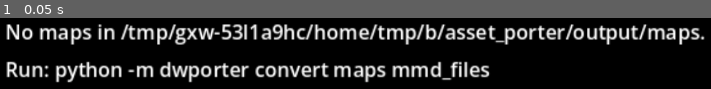
Above: before the commit, frame 1.
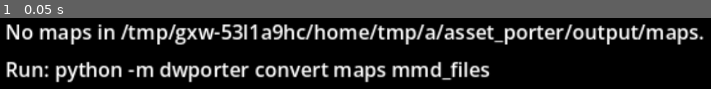
Above: after the commit, the same moment.

Repository: SDCaFlo/dw_godot4
Game: Godot game, scene res://scenes/field/field.tscn
The game is run twice, just before and just after one commit, with the same random seed, the same clock (stepped at 60 frames per second) and the same inputs.
Inputs:
- Up to frame 1 (0.05 s): no input

The runs differ from the first frame. In frame 1, 3.5% of the frame differs, in the area x 59-100%, y 8-39%.

Commit message:
Drop shadows as an entity component (scene refactor step 3)
renderDropShadow (drop_shadow.c) under the tamer, the partner and the NPCs:
a radius-sized square of the SPOT256 spot, subtracted from the ground, shown
while the entity is drawn and its cell isn't blocked.

- DropShadow (scripts/field/drop_shadow.gd, scenes/field/drop_shadow.tscn),
  instanced in digimon.tscn and tamer.tscn; .new() entities create it.
- The subtraction is done in gamma values like the PSX (the shader reads the
  screen behind it): a linear blend_sub turned the spot black on the night's
  dark grounds. The item shadows (MapItems) share the material.
- DW_START_HOUR debug variable for night render checks.
- specs/drop_shadow.md; VERIFY "Drop shadows"; PLANS, scenes.md, map_items.md.

Co-Authored-By: Claude Opus 5.5 <noreply@anthropic.com>

Diff:
--- a/scenes/field/digimon.tscn
+++ b/scenes/field/digimon.tscn
@@ -2,6 +2,7 @@
 
 [ext_resource type="Script" path="res://scripts/field/field_digimon.gd" id="1_digimon"]
 [ext_resource type="Script" path="res://scripts/field/animation_sounds_component.gd" id="2_sounds"]
+[ext_resource type="PackedScene" path="res://scenes/field/drop_shadow.tscn" id="3_shadow"]
 
 [node name="Digimon" type="Node3D"]
 script = ExtResource("1_digimon")
@@ -10,3 +11,5 @@
 
 [node name="AnimationSounds" type="Node" parent="."]
 script = ExtResource("2_sounds")
+
+[node name="DropShadow" parent="." instance=ExtResource("3_shadow")]
--- /dev/null
+++ b/scenes/field/drop_shadow.tscn
@@ -0,0 +1,12 @@
+[gd_scene format=3]
+
+[ext_resource type="Script" path="res://scripts/field/drop_shadow.gd" id="1_shadow"]
+
+[sub_resource type="QuadMesh" id="QuadMesh_shadow"]
+resource_local_to_scene = true
+size = Vector2(200, 200)
+orientation = 1
+
+[node name="DropShadow" type="MeshInstance3D"]
+mesh = SubResource("QuadMesh_shadow")
+script = ExtResource("1_shadow")
--- a/scenes/field/tamer.tscn
+++ b/scenes/field/tamer.tscn
@@ -2,6 +2,7 @@
 
 [ext_resource type="Script" path="res://scripts/field/tamer.gd" id="1_tamer"]
 [ext_resource type="Script" path="res://scripts/field/animation_sounds_component.gd" id="2_sounds"]
+[ext_resource type="PackedScene" path="res://scenes/field/drop_shadow.tscn" id="3_shadow"]
 
 [node name="Tamer" type="Node3D"]
 script = ExtResource("1_tamer")
@@ -10,3 +11,5 @@
 
 [node name="AnimationSounds" type="Node" parent="."]
 script = ExtResource("2_sounds")
+
+[node name="DropShadow" parent="." instance=ExtResource("3_shadow")]
--- /dev/null
+++ b/scripts/field/drop_shadow.gd
@@ -0,0 +1,105 @@
+@tool
+class_name DropShadow
+extends MeshInstance3D
+## An entity's drop shadow (renderDropShadow, drop_shadow.c:19; specs/drop_shadow.md): the
+## ETCDAT/SPOT256.TIM spot subtracted from the ground in a square of ±radius around the entity, in
+## world axes. Shown while the entity's model is drawn (on the map, on screen) and its cell isn't
+## blocked (getTileTrigger != -1).
+
+## The texture: ETCDAT/SPOT256.TIM, the 63 x 63 cell at (64, 0) (UV (0x40, 0x80) of page
+## (832, 256), palette row 0x1E7); colour 0x30 of 0x80, subtracted.
+const TEXTURE := "tim_files/ETCDAT/SPOT256.png"
+const CELL := Rect2(64, 0, 63, 63)
+const COLOR := 0x30 / 128.0
+## Over the ground, so it doesn't fight with what lies there.
+const LIFT := 0.5
+
+## The PSX subtracts in its own (gamma) colour values; Godot blends in linear light, where a dark
+## ground (the night's backgrounds) is so close to 0 that even the spot's faint edge would wipe it
+## to black. So the shader does the subtraction itself: the screen behind it (the copy Godot makes
+## before the transparent pass: the background and the opaque models) to gamma, minus the raw
+## texel values (no source_color: the PSX's own) times the colour, back to linear.
+const _SHADER := """shader_type spatial;
+render_mode unshaded, cull_disabled, depth_draw_never, blend_mix;
+uniform sampler2D tex : filter_nearest;
+uniform sampler2D screen : hint_screen_texture, filter_nearest;
+uniform vec4 region;
+uniform float color_scale;
+vec3 to_gamma(vec3 c) {
+	return mix(12.92 * c, 1.055 * pow(c, vec3(1.0 / 2.4)) - 0.055, step(vec3(0.0031308), c));
+}
+vec3 to_linear(vec3 c) {
+	return mix(c / 12.92, pow((c + 0.055) / 1.055, vec3(2.4)), step(vec3(0.04045), c));
+}
+void fragment() {
+	vec4 c = texture(tex, region.xy + UV * region.zw);
+	if (c.a < 0.5) {
+		discard;
+	}
+	vec3 behind = to_gamma(clamp(texture(screen, SCREEN_UV).rgb, 0.0, 1.0));
+	ALBEDO = to_linear(max(behind - c.rgb * color_scale, vec3(0.0)));
+	ALPHA = 1.0;
+}
+"""
+
+## The entity it lies under (its `field`, `radius`, `on_map`, `on_screen`); null: the parent.
+@export var entity: Node3D
+
+static var _material: ShaderMaterial
+
+var _radius := -1
+
+
+## The shadow material, shared by the entities and the items on the ground (MapItems).
+static func material() -> ShaderMaterial:
+	if _material != null:
+		return _material
+	var shader := Shader.new()
+	shader.code = _SHADER
+	_material = ShaderMaterial.new()
+	_material.shader = shader
+	_material.set_shader_parameter("tex", Content.load_texture(TEXTURE))
+	_material.set_shader_parameter("region", Vector4(CELL.position.x / 128.0, CELL.position.y / 128.0,
+			CELL.size.x / 128.0, CELL.size.y / 128.0))
+	_material.set_shader_parameter("color_scale", COLOR)
+	return _material
+
+
+func _ready() -> void:
+	if entity == null:
+		entity = get_parent() as Node3D
+	top_level = true
+	cast_shadow = GeometryInstance3D.SHADOW_CASTING_SETTING_OFF
+	if mesh == null:
+		var quad := QuadMesh.new()
+		quad.orientation = PlaneMesh.FACE_Y
+		mesh = quad
+	material_override = material()
+	visible = false
+
+
+func _process(_delta: float) -> void:
+	update()
+
+
+## Follows the entity: its position and radius, and whether renderDropShadow draws this frame.
+func update() -> void:
+	if entity == null:
+		return
+	var radius := int(entity.get("radius"))
+	if radius != _radius and mesh is QuadMesh:
+		_radius = radius
+		(mesh as QuadMesh).size = Vector2(radius * 2, radius * 2)
+	global_position = entity.global_position + Vector3(0, LIFT, 0)
+	visible = shown()
+
+
+## renderDigimon draws the entity (on the map, on screen) and getTileTrigger isn't -1.
+func shown() -> bool:
+	var value: Variant = entity.get("field")
+	if not is_instance_valid(value) or not value is FieldMap:
+		return false
+	var field: FieldMap = value
+	if field.map_name == "" or entity.get("on_map") == false or entity.get("on_screen") == false:
+		return false
+	return field.tile_trigger(entity.position) != -1
--- a/scripts/field/field.gd
+++ b/scripts/field/field.gd
@@ -92,6 +92,10 @@
 	if _maps.is_empty():
 		_label.text = "No maps in %s.\nRun: python -m dwporter convert maps mmd_files" % Content.path("maps")
 		return
+	# Debug: DW_START_HOUR=22 starts at that hour (render checks of the night, --write-movie).
+	var env_hour := OS.get_environment("DW_START_HOUR")
+	if env_hour.is_valid_int():
+		GameState.state["clock"]["hour"] = clampi(int(env_hour), 0, 23)
 	# The tamer (entity 0) and the partner tick before the clock, as in the original's object list
 	# (specs/care.md §2.1).
 	GameLoop.frame.connect(_tamer.tick)
--- a/scripts/field/field_digimon.gd
+++ b/scripts/field/field_digimon.gd
@@ -81,6 +81,7 @@
 	sounds.set_model(gltf)
 	if not sounds.sound.is_connected(_on_animation_sound):
 		sounds.sound.connect(_on_animation_sound)
+	_part("DropShadow", func(): return DropShadow.new())
 	start_animation(0)
 	return true
 
--- a/scripts/field/map_items.gd
+++ b/scripts/field/map_items.gd
@@ -5,7 +5,8 @@
 ##
 ## Each item is its ITEM.TIM icon facing the camera at the tile's centre (renderOverworldItem,
 ## item.c:2478): a 128-unit square at its depth, so the models sort against it by depth as on the
-## PSX. Under it a 200 x 200 subtractive shadow on the ground (renderDroppedItemShadow).
+## PSX. Under it a 200 x 200 subtractive shadow on the ground (renderDroppedItemShadow), with the
+## entities' shadow material (DropShadow).
 
 ## DROPPED_ITEMS' slots.
 const SLOTS := 11
@@ -14,11 +15,6 @@
 ## renderOverworldItem: from 0x20 pixels wide the UV is 15 x 15 (the icon's last row and column go).
 const NEAR_WIDTH := 0x20
 const SHADOW_SIZE := 200.0
-## The shadow's texture: ETCDAT/SPOT256.TIM, the 63 x 63 cell at (64, 0) (UV (0x40, 0x80) of page
-## (832, 256), palette row 0x1E7); colour 0x30 of 0x80, subtracted.
-const SHADOW_TEXTURE := "tim_files/ETCDAT/SPOT256.png"
-const SHADOW_CELL := Rect2(64, 0, 63, 63)
-const SHADOW_COLOR := 0x30 / 128.0
 const ICONS := "tim_files/ETCDAT/ITEM%s.png"
 
 const _ICON_SHADER := """shader_type spatial;
@@ -33,24 +29,6 @@
 	ALBEDO = c.rgb;
 }
 """
-## The PSX subtracts in its own (gamma) colour values; Godot blends in linear light. The raw
-## texel values (no source_color) subtracted as linear come closest: on a bright ground they take
-## about as much light away as the PSX's subtraction, on a dark one both end black.
-const _SHADOW_SHADER := """shader_type spatial;
-render_mode unshaded, cull_disabled, depth_draw_never, blend_sub;
-uniform sampler2D tex : filter_nearest;
-uniform vec4 region;
-uniform float color_scale;
-void fragment() {
-	vec4 c = texture(tex, region.xy + UV * region.zw);
-	if (c.a < 0.5) {
-		discard;
-	}
-	ALBEDO = c.rgb * color_scale;
-	// writing ALPHA puts the material in the transparent pass, where blend_sub applies
-	ALPHA = 1.0;
-}
-"""
 
 ## The field map (camera, tiles).
 var field: FieldMap
@@ -61,9 +39,7 @@
 var slots: Array = []
 
 static var _icon_shader: Shader
-static var _shadow_shader: Shader
 var _icon_textures := {}
-var _shadow_material: ShaderMaterial
 
 
 func _init() -> void:
@@ -131,8 +107,8 @@
 	quad.orientation = PlaneMesh.FACE_Y
 	shadow.mesh = quad
 	shadow.cast_shadow = GeometryInstance3D.SHADOW_CASTING_SETTING_OFF
-	shadow.material_override = _shadow()
-	shadow.position = Content.psx_to_godot([slot["point"].x, 0, slot["point"].z]) + Vector3(0, 0.5, 0)
+	shadow.material_override = DropShadow.material()
+	shadow.position = Content.psx_to_godot([slot["point"].x, 0, slot["point"].z]) + Vector3(0, DropShadow.LIFT, 0)
 	add_child(shadow)
 	slot["shadow"] = shadow
 	_place(slot)
@@ -179,18 +155,3 @@
 	m.shader = _icon_shader
 	m.set_shader_parameter("tex", _icon_textures[clut])
 	return m
-
-
-func _shadow() -> ShaderMaterial:
-	if _shadow_material != null:
-		return _shadow_material
-	if _shadow_shader == null:
-		_shadow_shader = Shader.new()
-		_shadow_shader.code = _SHADOW_SHADER
-	_shadow_material = ShaderMaterial.new()
-	_shadow_material.shader = _shadow_shader
-	_shadow_material.set_shader_parameter("tex", Content.load_texture(SHADOW_TEXTURE))
-	_shadow_material.set_shader_parameter("region", Vector4(SHADOW_CELL.position.x / 128.0, SHADOW_CELL.position.y / 128.0,
-			SHADOW_CELL.size.x / 128.0, SHADOW_CELL.size.y / 128.0))
-	_shadow_material.set_shader_parameter("color_scale", SHADOW_COLOR)
-	return _shadow_material
--- a/scripts/field/tamer.gd
+++ b/scripts/field/tamer.gd
@@ -125,6 +125,7 @@
 	_sounds.sound.connect(func(bank: int, value: int):
 		if bank != 4 and (field == null or field.is_on_screen(global_position)):
 			animation_sound.emit(bank, value))
+	_part("DropShadow", func(): return DropShadow.new())
 	for anim_name in [ANIM_IDLE, ANIM_RUN, ANIM_WALK]:
 		_player.get_animation(anim_name).loop_mode = Animation.LOOP_LINEAR
 	# Root motion only when the game runs: the editor checks NodePath properties relative to the
Not shown, added: scripts/field/drop_shadow.gd.uid
Not shown, changed: PLANS.md
Not shown, changed: VERIFY.md
Not shown, added: specs/drop_shadow.md
Not shown, changed: specs/map_items.md
Not shown, changed: specs/scenes.md
